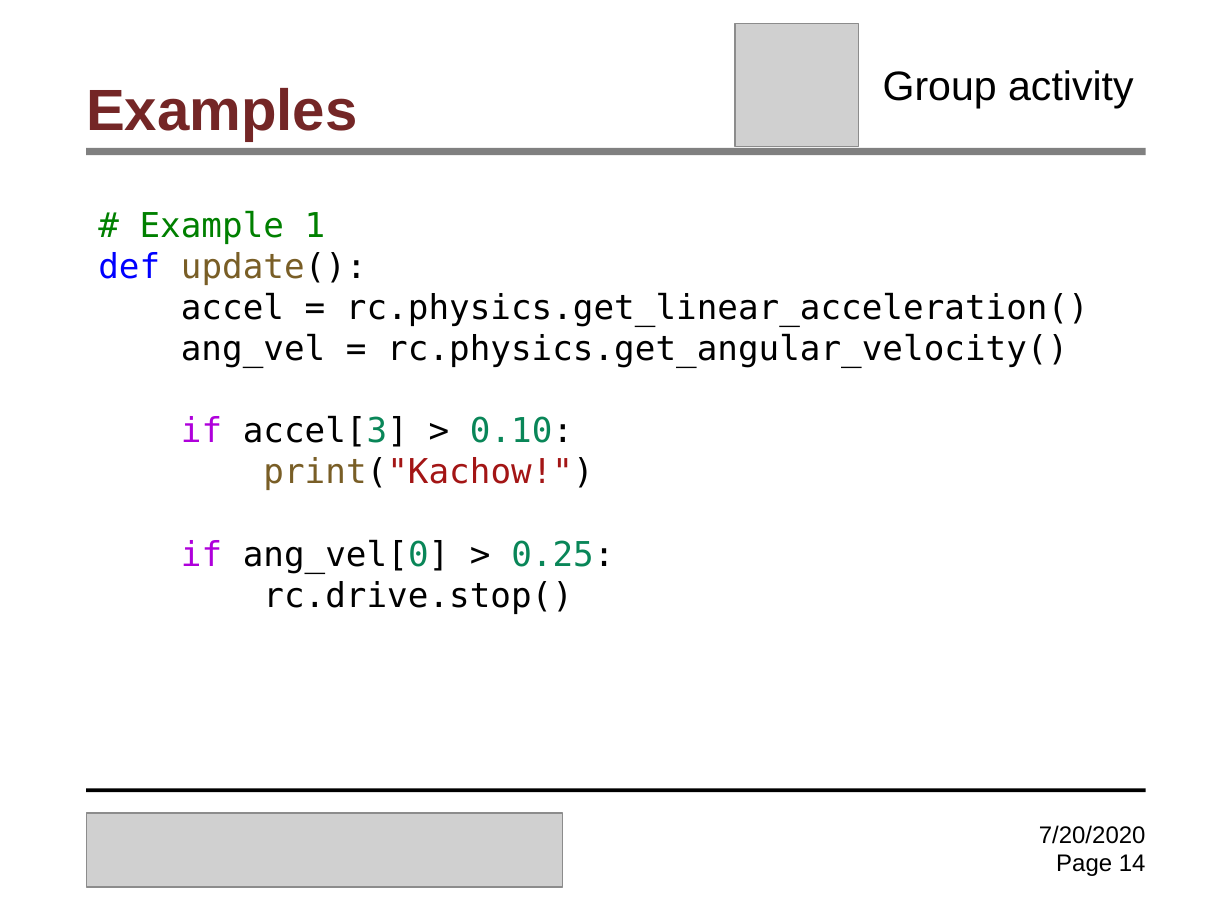
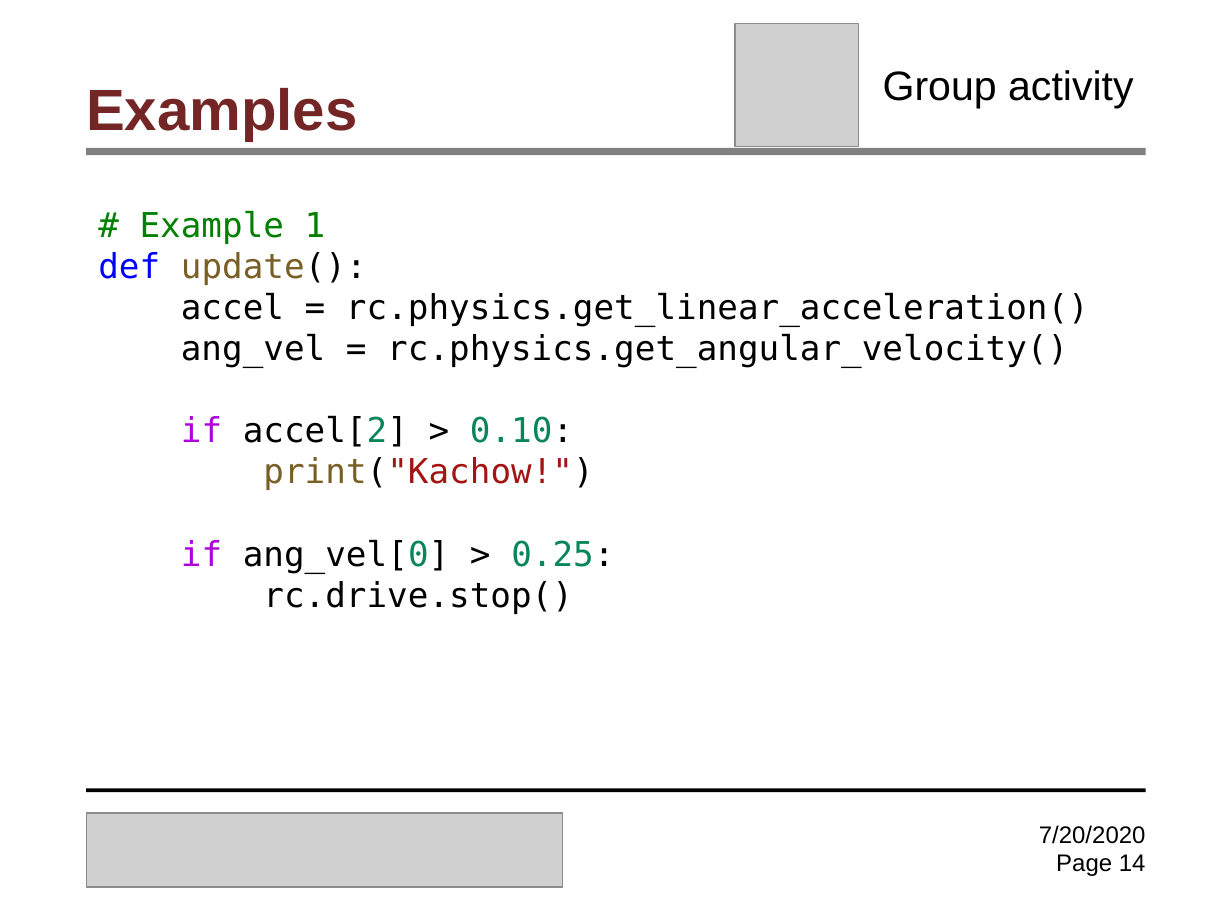
Before and after one commit to Samyak-code/Instructorfiles, a slide deck: slide 14 of lectures/Lab4.pptx. Drawn at 1232x924 pixels with LibreOffice and Linux fonts; fonts in the diff are those of the drawing; grey boxes stand for pictures. Boxes give left, top, right and bottom in pixels: in the first picture for what was removed or moved away, otherwise in the second. Text is boxed around its words. In the diff, an @@ line names an element or a change of style, - is before the commit and + after.

```diff
--- a/lectures/Lab4.pptx
+++ b/lectures/Lab4.pptx
@@ text at [181,415,573,447]: text changed @@
-if accel[3] > 0.10:
+if accel[2] > 0.10:
```
Also in this commit, not shown: 6 other slides changed, 1 other file.
